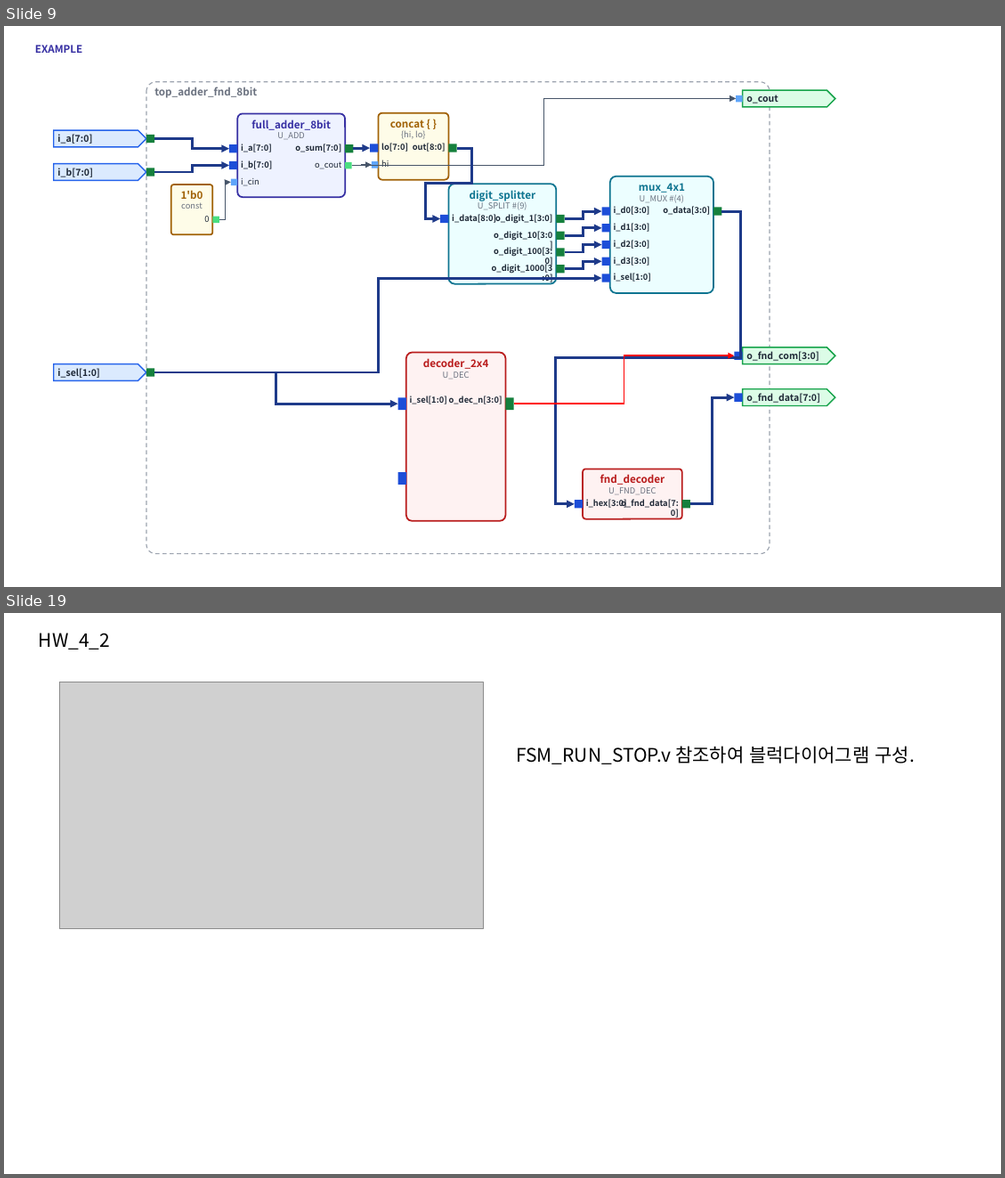
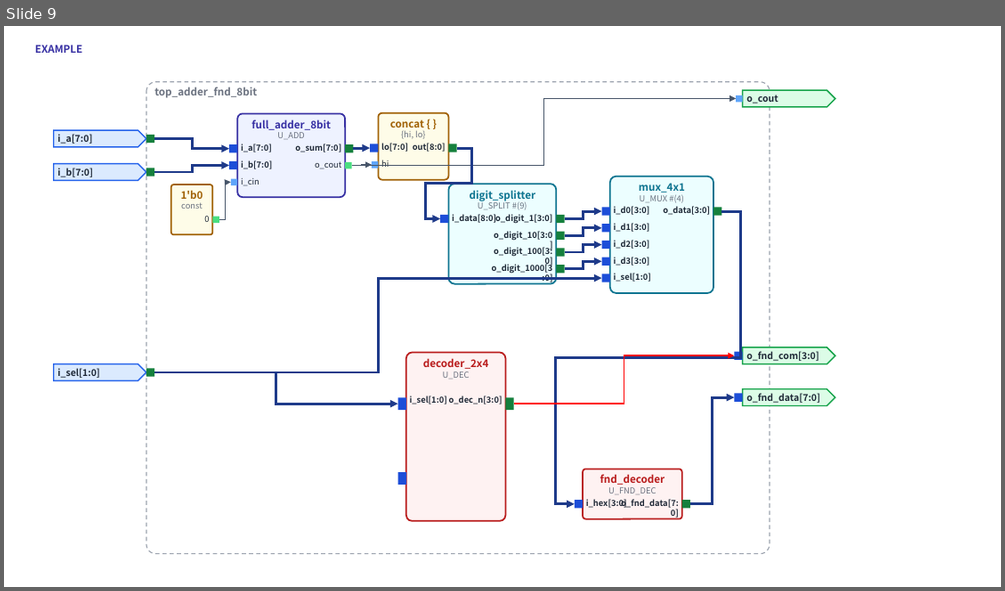
Before and after one commit to kimsacademy1234-max/System_Verilog, a slide deck: vfile/inform_module/module_library.pptx. Shown one above the other, each under a label of ours: slides 9 and 19 before the commit, slide 9 after it; the slides between them are not shown. The pictures are 1005x1178 and 1005x591 pixels, drawn with LibreOffice and Linux fonts; fonts in the diff are those of the drawing; grey boxes stand for pictures. Boxes give left, top, right and bottom in pixels: in the first picture for what was removed or moved away, otherwise in the second. Text is boxed around its words. In the diff, an @@ line names an element or a change of style, - is before the commit and + after.

```diff
--- a/vfile/inform_module/module_library.pptx
+++ b/vfile/inform_module/module_library.pptx
@@ slide 19 removed at <box>4,613,1001,1174</box>, background #FFFFFF @@
@@ text removed at <box>39,633,110,649</box> @@
-HW_4_2
@@ picture removed at <box>59,682,484,929</box> @@
@@ text removed at <box>516,746,914,764</box> @@
-FSM_RUN_STOP.v 참조하여 블럭다이어그램 구성.
```
Also in this commit, not shown: 1 slide changed, 14 other slides removed, 10 other files.
